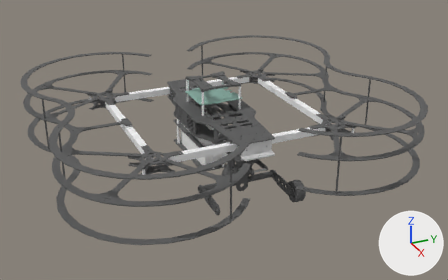
One commit to the COLLADA model models/mrs_robots_description/meshes/custom/naki/NAKI_legless_frame.dae: the scene before it, then after it.
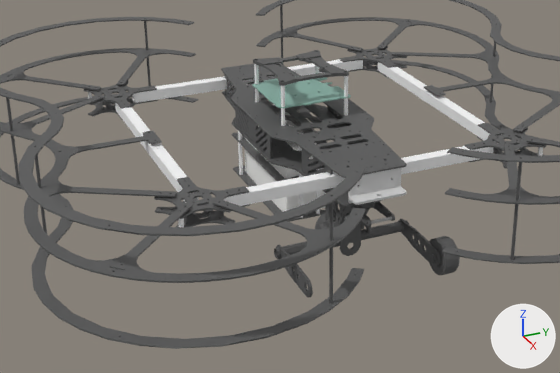
Old and new are each drawn whole from a 50 mm lens placed at (1.255, -0.537, 0.532), pointed at (0.024, 0.017, -0.084) and again close up on the part from 9% to 81% of the width and 15% to 93% of the height. Lighting does not change. The marker at lower right points along +X, +Y and +Z. Where no turn or scale is listed for an object, it has been applied to the vertices.

In view in the first close-up: 'Arm_Horizontal_v4', 'Arm_Vertical_v3', 'GB4106_v1', 'GB_Arm_v1', 'GB_Carbon_tube_190mm_v1', 'MB_NUC_INTEL_FN', 'NAKI_II_CPS_Mid_shorter_v7', 'NAKI_II_CPS_shorter_v4', 'NAKI_II_base_layer_bot_v59', 'NAKI_II_base_layer_top_v43', 'OS0_holder_v1', 'Realsense_holder_v6', 'Tattu_6S_8000mAh_25C_v4', 'motor_mount_v6'.
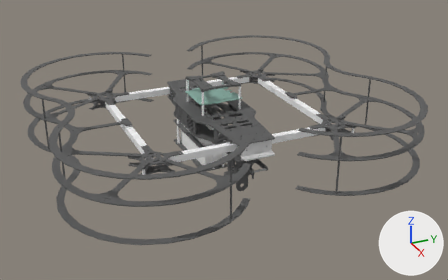
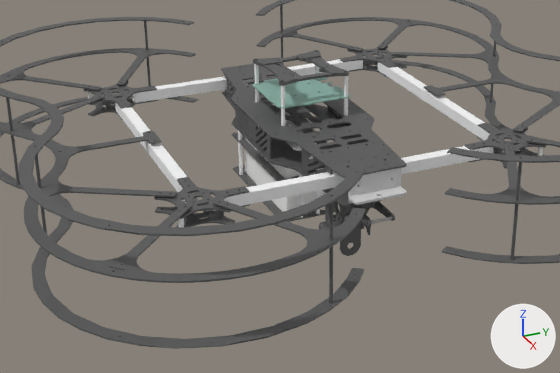
Commit message: naki: split gimbal from frame to enable movable visual

Pixel boxes (x1, y1, x2, y2) of what changed, in the close-ups (560 x 373 px):
'GB_Arm_v1', deleted
    before: (276, 219, 441, 298)
'GB4106_v1', deleted
    before: (315, 209, 460, 275)
'GB_Carbon_tube_190mm_v1', deleted
    before: (274, 220, 409, 259)

The change in detail:
Object 'GB4106_v1' (ob_gb4106_v1) is deleted.
Object 'GB_Arm_v1' (ob_gb_arm_v1) is deleted.
Object 'GB_Carbon_tube_190mm_v1' (ob_gb_carbon_tube_190mm_v1) is deleted.
